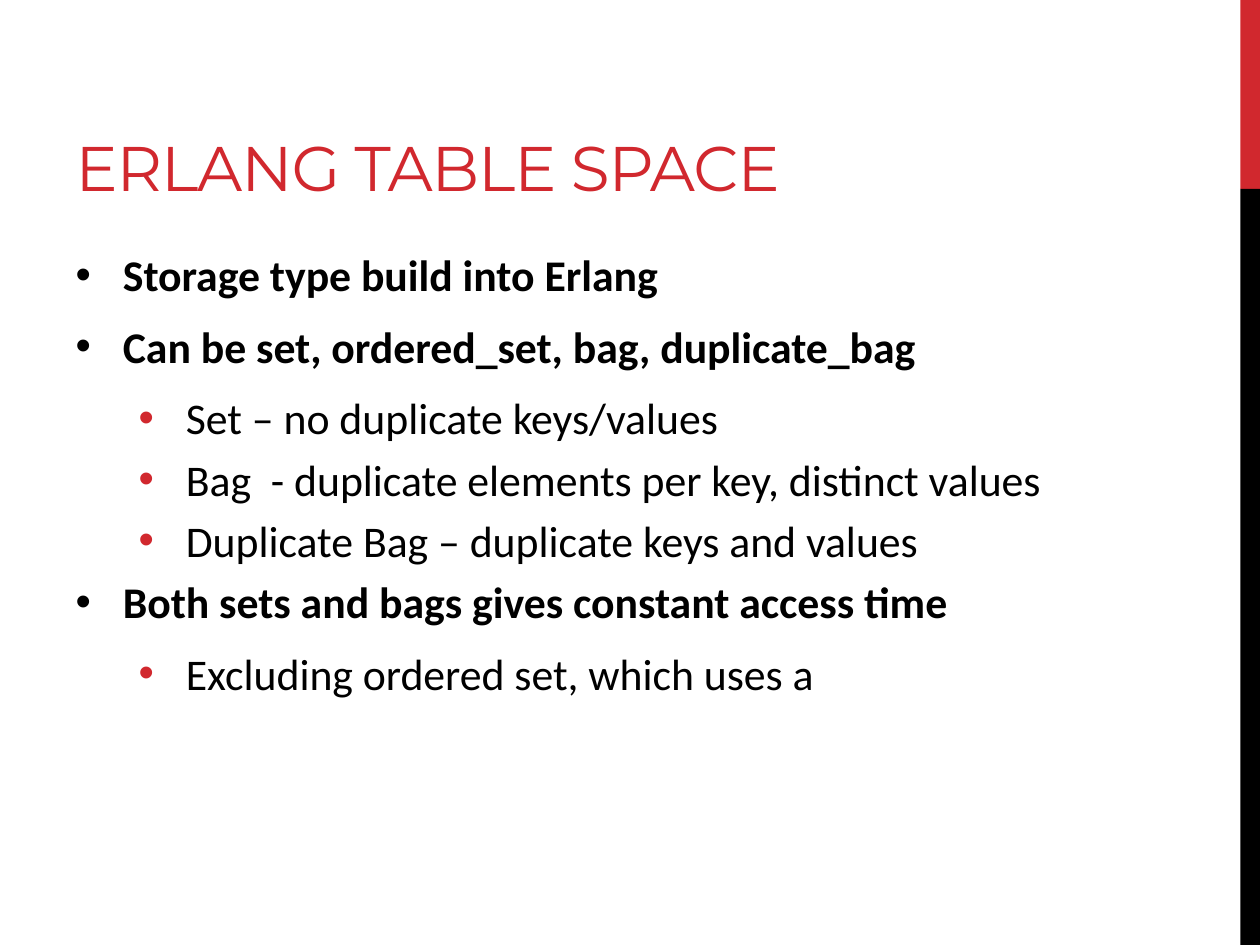
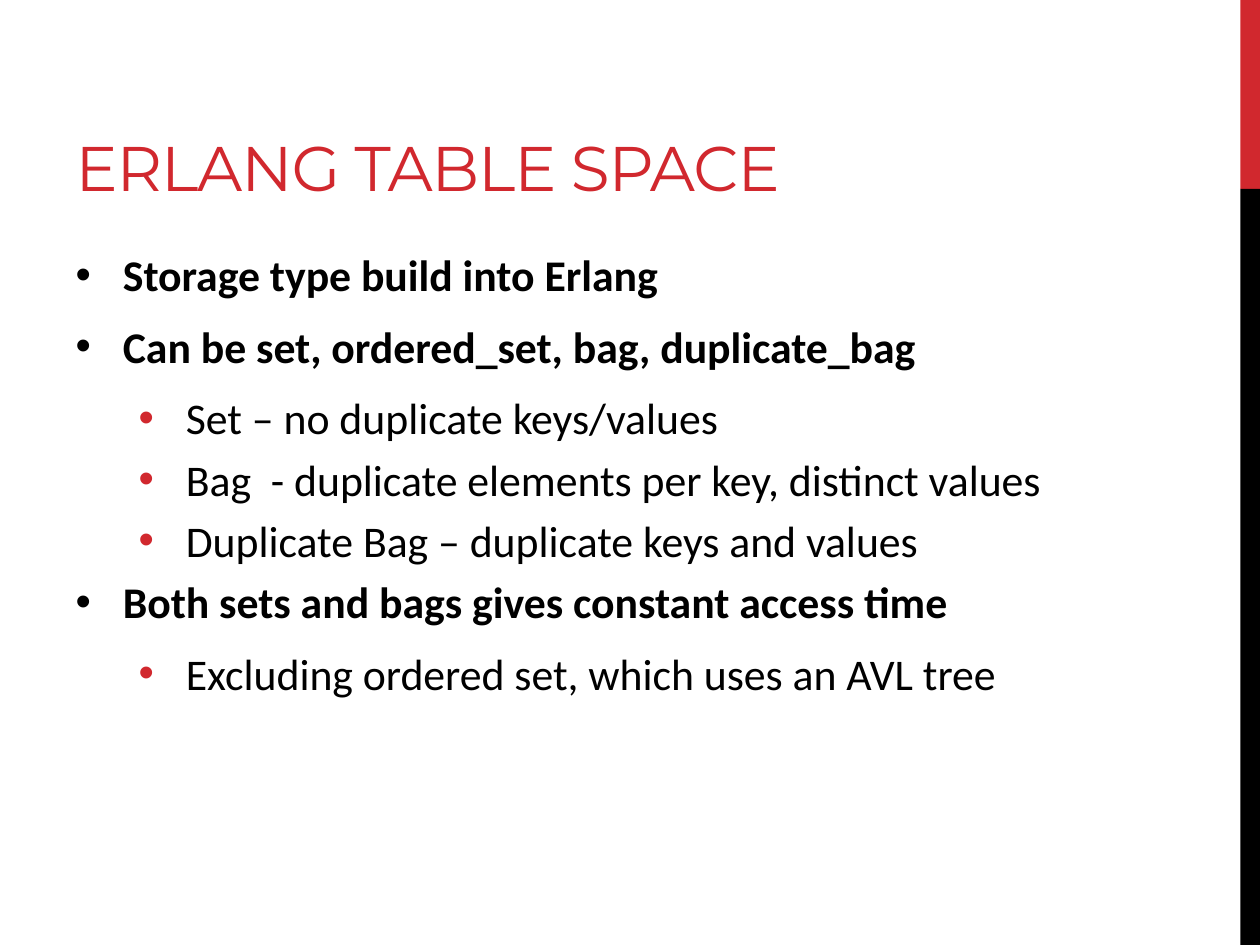
Before and after one commit to Matt8109/mcp_erlang, a slide deck: slide 19 of Presentation.pptx. Drawn at 1260x945 pixels with LibreOffice and Linux fonts; fonts in the diff are those of the drawing. Boxes give left, top, right and bottom in pixels: in the first picture for what was removed or moved away, otherwise in the second. Text is boxed around its words. In the diff, an @@ line names an element or a change of style, - is before the commit and + after.

Commit message:
Updated presentation.

```diff
--- a/Presentation.pptx
+++ b/Presentation.pptx
@@ text at [186, 659, 996, 698]: text changed @@
-  • Excluding ordered set, which uses a
+  • Excluding ordered set, which uses an AVL tree
```
Also in this commit, not shown: 3 other slides changed, 1 slide added.
